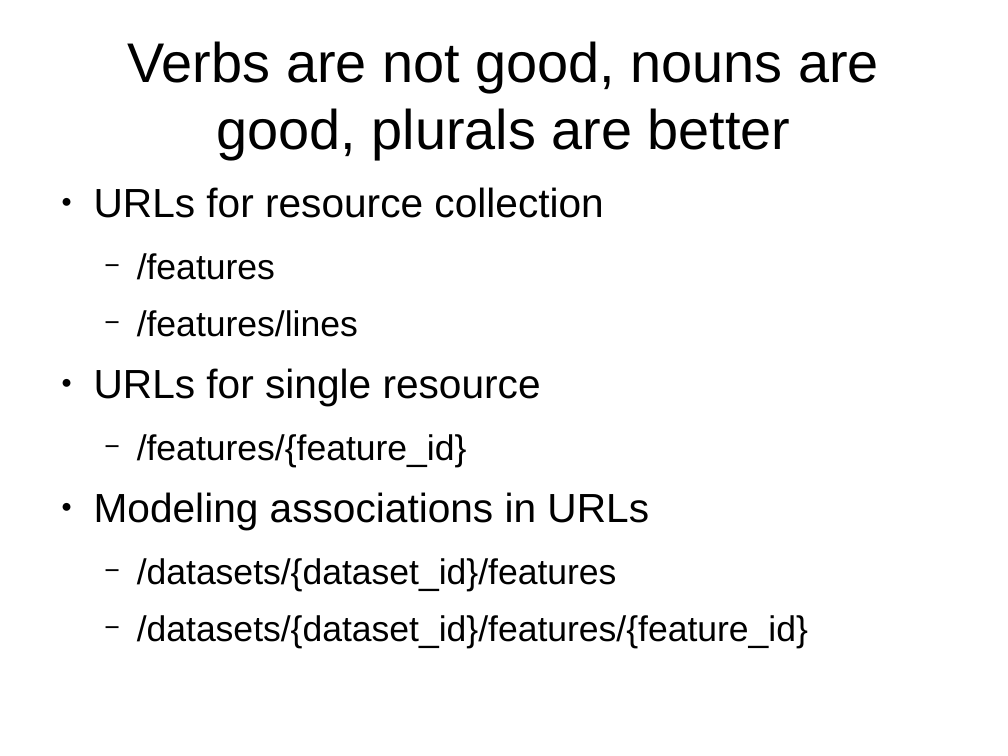
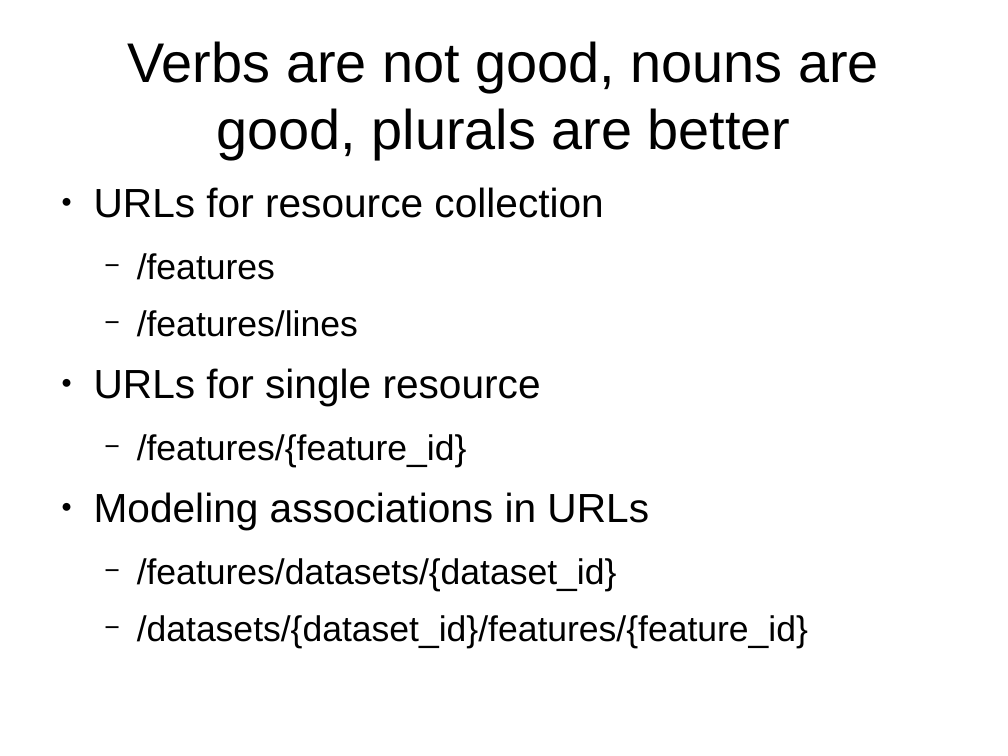
Before and after one commit to netzu/rest-presentation, a slide deck: slide 19 of RestfulFundaments.odp. Drawn at 1008x756 pixels with LibreOffice and Linux fonts; fonts in the diff are those of the drawing. Boxes give left, top, right and bottom in pixels: in the first picture for what was removed or moved away, otherwise in the second. Text is boxed around its words. In the diff, an @@ line names an element or a change of style, - is before the commit and + after.

```diff
--- a/RestfulFundaments.odp
+++ b/RestfulFundaments.odp
@@ text at [137,558,617,591]: text changed @@
-  − /datasets/{dataset_id}/features
+  − /features/datasets/{dataset_id}
```
Also in this commit, not shown: 7 other slides changed, 9 slides added, 1 slide removed, 2 other files.
